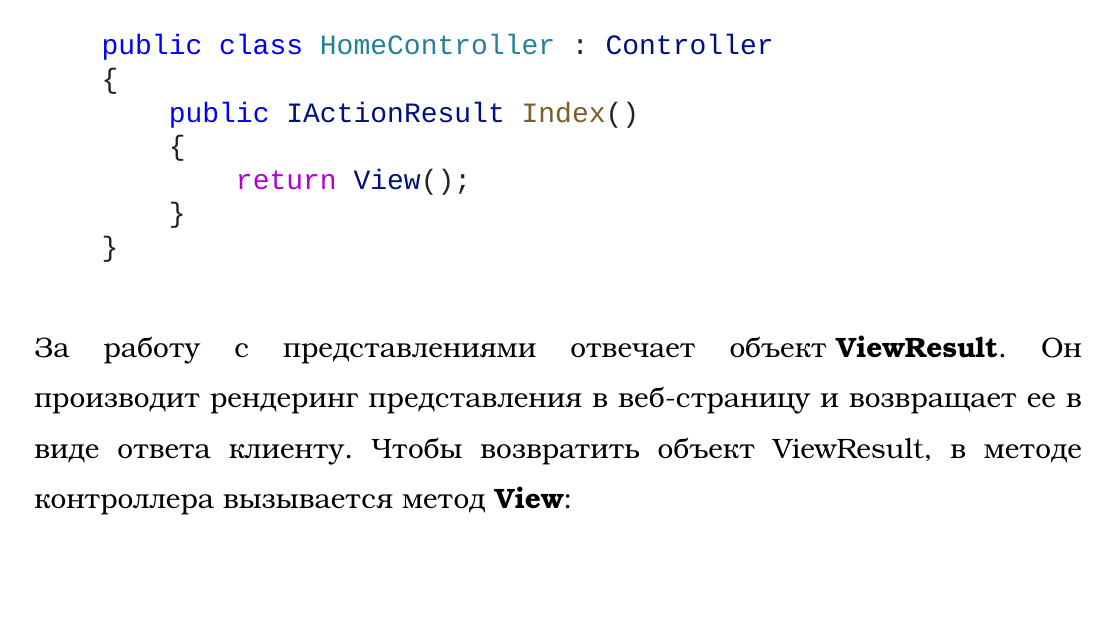
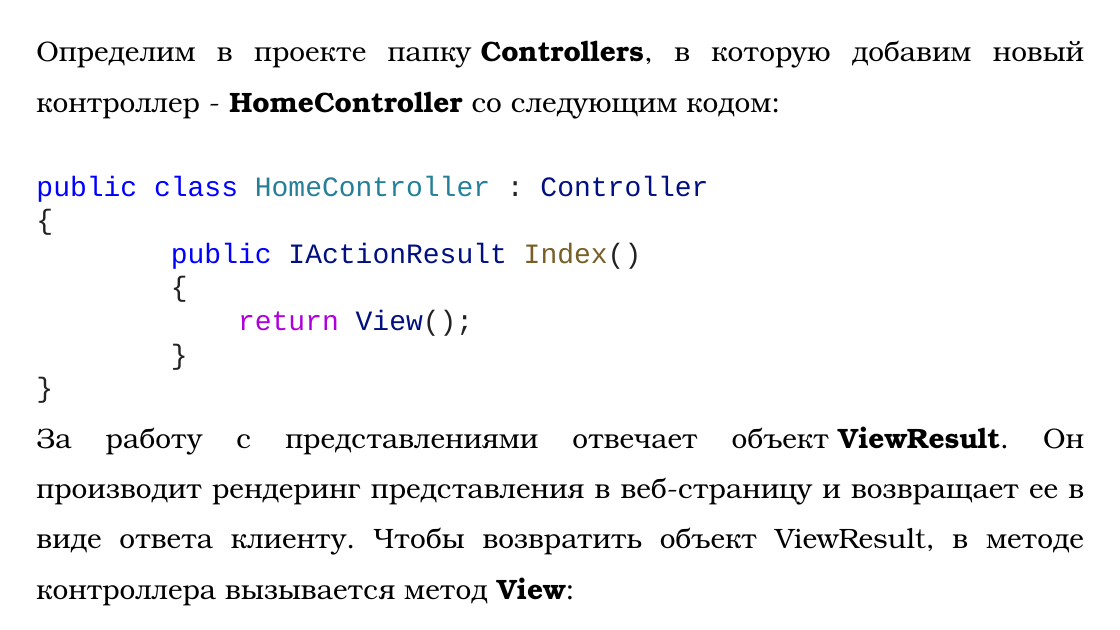
Before and after one commit to DaniilKlyukin/OOP-4, a slide deck: slide 7 of Лекции/ООП 1 лек 4.pptx (slide 8 before the commit). Drawn at 1120x630 pixels with LibreOffice and Linux fonts; fonts in the diff are those of the drawing. Boxes give left, top, right and bottom in pixels: in the first picture for what was removed or moved away, otherwise in the second. Text is boxed around its words. In the diff, an @@ line names an element or a change of style, - is before the commit and + after.

```diff
--- a/Лекции/ООП 1 лек 4.pptx
+++ b/Лекции/ООП 1 лек 4.pptx
@@ text at [36, 40, 1084, 119]: paragraph added @@
+Определим в проекте папку Controllers, в которую добавим новый контроллер - HomeController со следующим кодом:
```
Also in this commit, not shown: 6 other slides changed, 1 slide removed.
